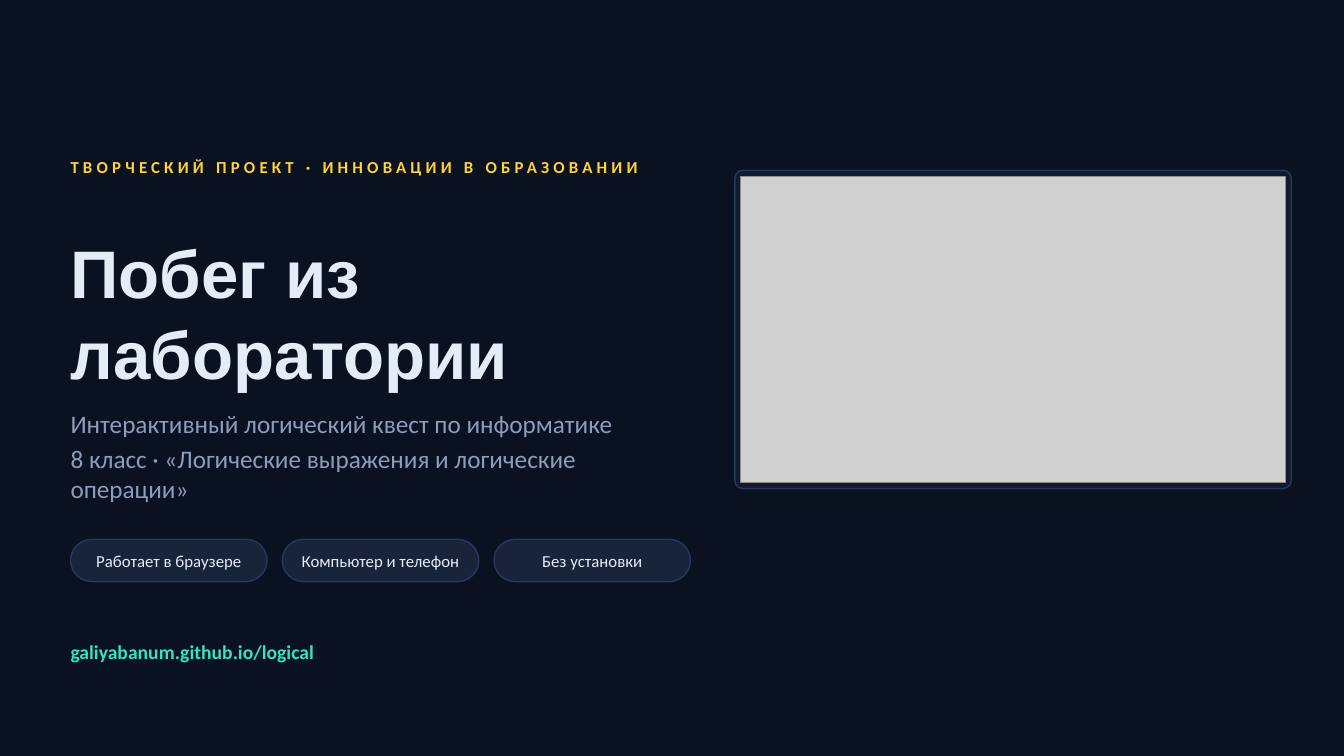
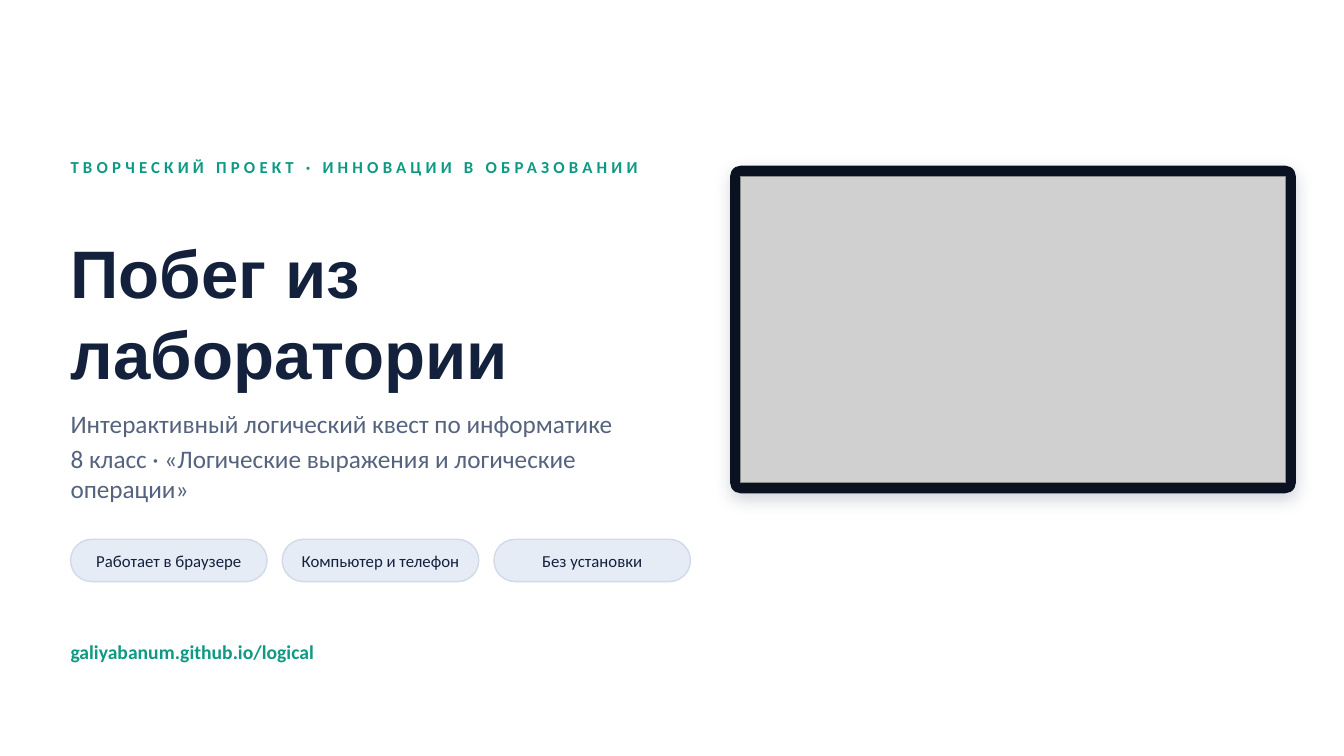
Before and after one commit to galiyabanum/logical, a slide deck: slide 1 of docs/Побег_из_лаборатории_презентация.pptx. Drawn at 1344x756 pixels with LibreOffice and Linux fonts; fonts in the diff are those of the drawing; grey boxes stand for pictures. Boxes give left, top, right and bottom in pixels: in the first picture for what was removed or moved away, otherwise in the second. Text is boxed around its words. In the diff, an @@ line names an element or a change of style, - is before the commit and + after.

```diff
--- a/docs/Побег_из_лаборатории_презентация.pptx
+++ b/docs/Побег_из_лаборатории_презентация.pptx
@@ background #0A1120 to #FFFFFF @@
@@ text "ТВОРЧЕСКИЙ ПРОЕКТ · ИННОВАЦИИ В ..." at (216,162,638,176): text colour #FFD23F to #0E9984 @@
@@ rounded rectangle: place and size @@
-rounded rectangle at (735,170,1292,489)
+rounded rectangle at (731,166,1296,493)
@@ rounded rectangle at (731,166,1296,493): fill #111B2D to #0A1120; outline #28385A 1 pt to #0A1120 1 pt; shadow on; proportions changed @@
@@ text "Интерактивный логический квест по информатике" at (71,416,613,502): text colour #8D9DB9 to #56637F @@
@@ text colour #E4ECF7 to #14213D in 4 elements at (71,248,508,392), (96,555,241,570), (302,555,459,570), (542,556,642,570) @@
@@ fill #18243A to #E6ECF6; outline #28385A 1 pt to #D2DAE8 1 pt in 3 elements at (71,539,267,582), (282,539,479,582), (494,539,691,582) @@
@@ text "galiyabanum.github.io/logical" at (71,645,314,663): text colour #36E2C4 to #0E9984 @@
```
Also in this commit, not shown: 11 other slides changed, 5 slides removed, 1 other file.
